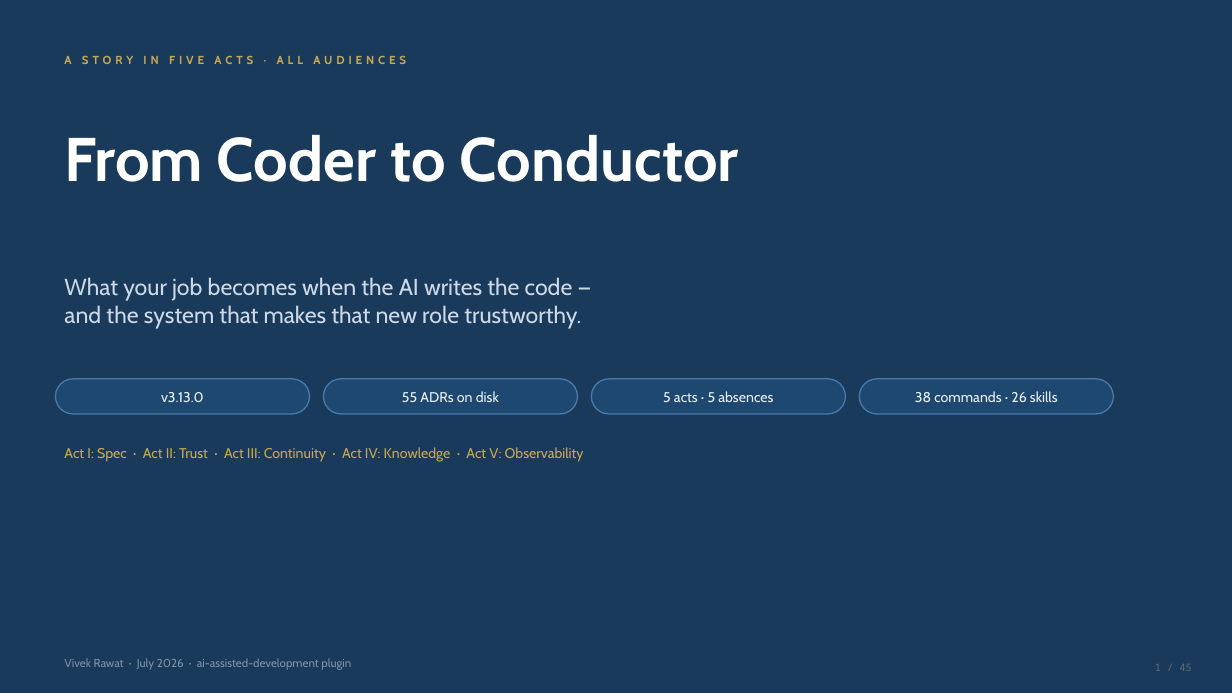
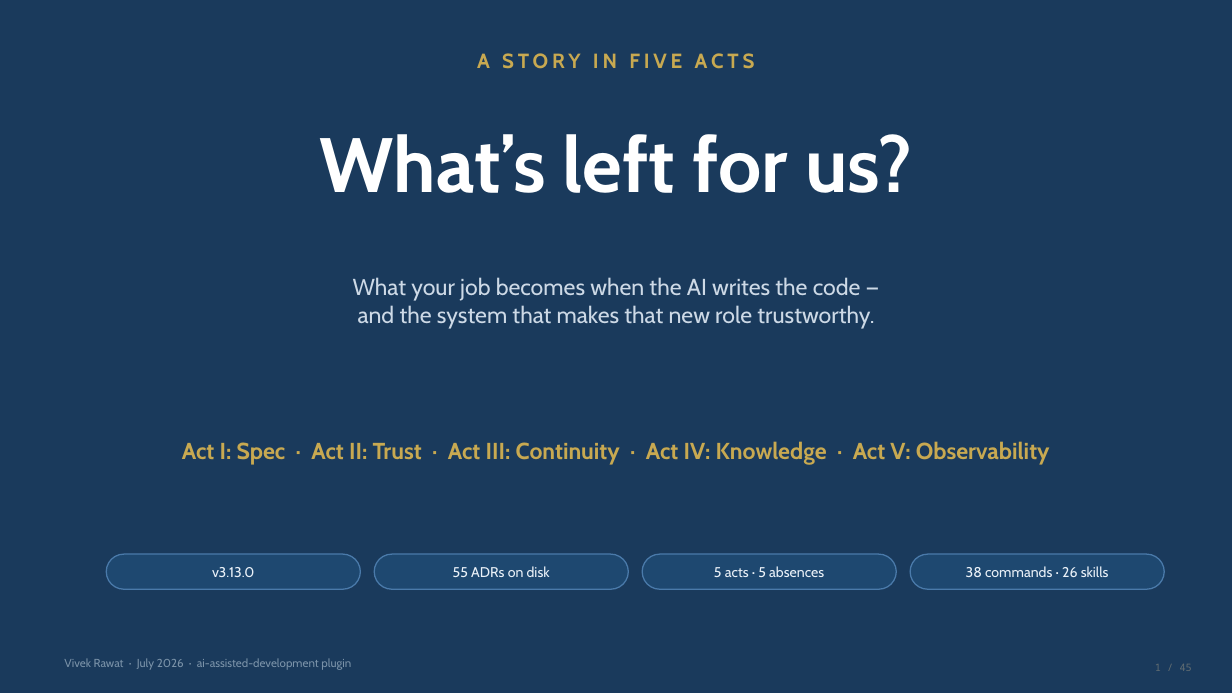
Before and after one commit to vickysrawat/AI-Assisted-development, a slide deck: slide 1 of docs/presentations/ai-assisted-development-story.pptx. Drawn at 1232x693 pixels with LibreOffice and Linux fonts; fonts in the diff are those of the drawing. Boxes give left, top, right and bottom in pixels: in the first picture for what was removed or moved away, otherwise in the second. Text is boxed around its words. In the diff, an @@ line names an element or a change of style, - is before the commit and + after.

```diff
--- a/docs/presentations/ai-assisted-development-story.pptx
+++ b/docs/presentations/ai-assisted-development-story.pptx
@@ text at [477, 53, 755, 69]: text changed; size 9 to 16 pt @@
-A STORY IN FIVE ACTS · ALL AUDIENCES
+A STORY IN FIVE ACTS
@@ text at [320, 134, 912, 193]: text changed; size 48 to 60 pt @@
-From Coder to Conductor
+What’s left for us?
@@ text "What your job becomes when ...": place and size @@
-text "What your job becomes when ..." at [64, 277, 581, 329]
+text "What your job becomes when ..." at [353, 277, 874, 329]
@@ text "What your job becomes when ..." at [353, 277, 874, 329]: alignment left to centre @@
@@ text "Act I: Spec · Act ...": place and size @@
-text "Act I: Spec · Act ..." at [64, 447, 584, 462]
+text "Act I: Spec · Act ..." at [182, 441, 1050, 465]
@@ text "Act I: Spec · Act ..." at [182, 441, 1050, 465]: size 11 to 18 pt, bold on; alignment left to centre @@
@@ 4 texts, 4 rounded rectangles: place and size @@
-4 texts, 4 rounded rectangles at [55, 379, 1114, 414]
+4 texts, 4 rounded rectangles at [106, 555, 1165, 590]
```
Also in this commit, not shown: 35 other slides changed, 5 other files.
